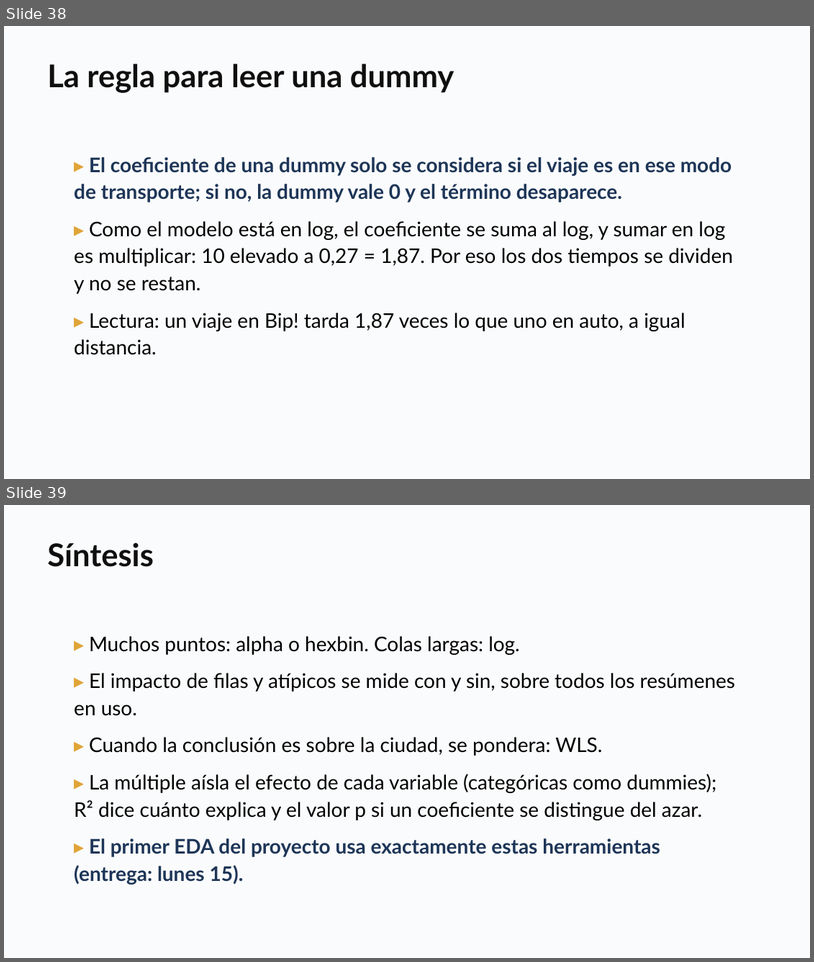
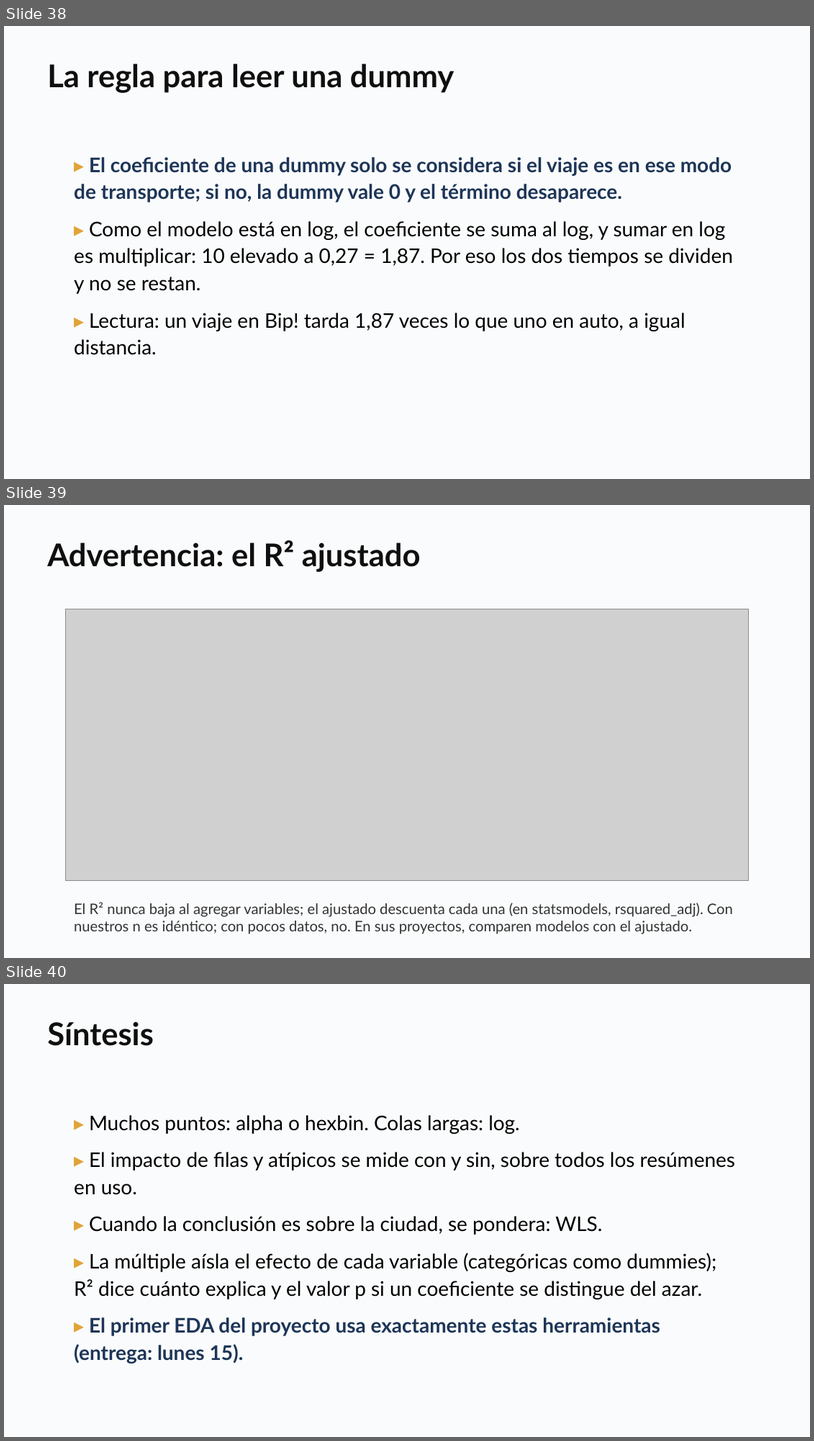
Before and after one commit to daniopitz/diplomado-cdd, a slide deck: presentaciones/clase04_regresion_multiple.pptx. Shown one above the other, each under a label of ours: slides 38 and 39 before the commit, slides 38, 39 and 40 after it. The pictures are 814x962 and 814x1441 pixels, drawn with LibreOffice and Linux fonts; fonts in the diff are those of the drawing; grey boxes stand for pictures. Boxes give left, top, right and bottom in pixels: in the first picture for what was removed or moved away, otherwise in the second. Text is boxed around its words. In the diff, an @@ line names an element or a change of style, - is before the commit and + after.

```diff
--- a/presentaciones/clase04_regresion_multiple.pptx
+++ b/presentaciones/clase04_regresion_multiple.pptx
@@ slide 39 added at (4, 505, 810, 958), background #FFFFFF @@
@@ rectangle added at (4, 505, 810, 958), fill #FAFBFC @@
@@ text added at (47, 540, 421, 572), 28 pt, text #0F0F0F, bold @@
+Advertencia: el R² ajustado
@@ picture added at (65, 609, 748, 881) @@
@@ text added at (74, 902, 733, 934), 13 pt, text #333333 @@
+El R² nunca baja al agregar variables; el ajustado descuenta cada una (en statsmodels, rsquared_adj). Con nuestros n es idéntico; con pocos datos, no. En sus proyectos, comparen modelos con el ajustado.
@@ what was slide 39 is now slide 40 @@
```
Also in this commit, not shown: 3 other files.
